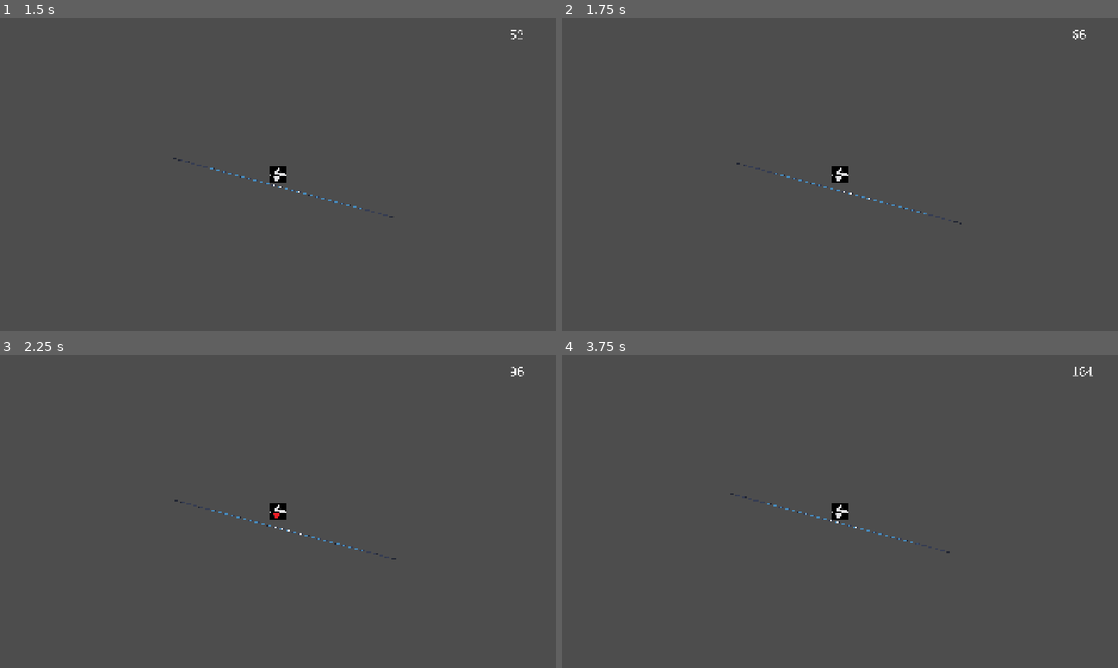
Above: before the commit, frames 1-4 (two rows, left to right).
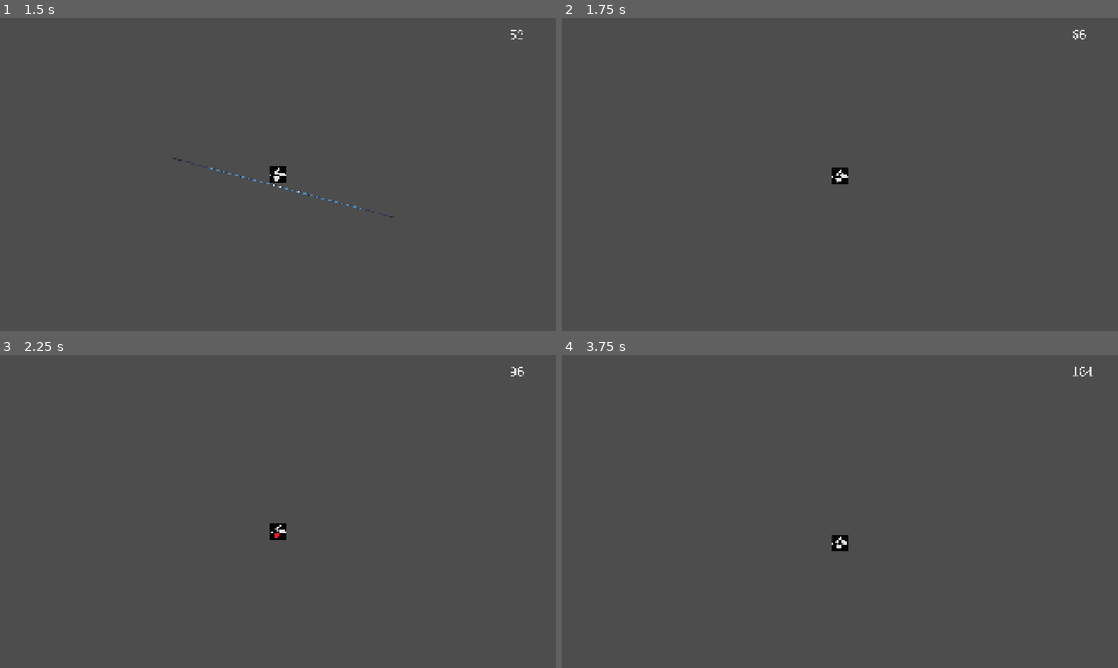
Above: after the commit, the same moments.

Repository: Saniccxx/gmtk-jam
Game: Godot game, scene res://scenes/main_menu/main_menu.tscn
Two runs of this game, one before a commit and one after it. Both use one fixed random seed, a clock stepped at 60 frames per second and the inputs below. Before the commit the project starts from res://scenes/main_menu.tscn. The engine's default icon, where the game draws it, is replaced by a stand-in: a white triangle on a blue panel in a dark square.
Inputs (mouse positions are in pixels of both pictures, inside the frame that each line leads up to):
- Up to frame 1 (1.5 s): click "PLAY" at 0.5 s; tap Enter (accept) at 1.25, 1.35 s; move the mouse to (400, 158) at 1.27 s; hold D (move_right) from 1.28 s (still down); hold Ctrl (slide) from 1.28 s (still down); click (400, 158) at 1.42 s
- Up to frame 2 (1.75 s): keep holding D (move_right); keep holding Ctrl (slide); tap Space (jump) at 1.52 s
- Up to frame 3 (2.25 s): keep holding D (move_right); move the mouse to (166, 527) at 2.02 s; release Ctrl (slide) at 2.03 s; tap Ctrl (slide) at 2.1 s
- Up to frame 4 (3.75 s): tap Space (jump) at 2.27 s; tap Enter (accept) at 2.3, 2.85 s; move the mouse to (895, 442) at 2.77 s; release D (move_right) at 2.78 s; hold A (move_left) 2.78-3.53 s; hold Ctrl (slide) 2.78-3.53 s; move the mouse to (812, 574) at 3.52 s; hold D (move_right) from 3.53 s (still down); tap Ctrl (slide) at 3.6 s; click (812, 574) at 3.67 s

Frame 1 is identical in both runs. In frame 2, 0.2% of the frame differs, in the area x 31-72%, y 46-66%; in frame 3, 0.4%; in frame 4, 0.4%.

Commit message:
moved once again, added platform.png

Diff:
--- a/minigames/parkour/Parkour_player.tscn
+++ /dev/null
@@ -1,95 +0,0 @@
-[gd_scene format=3 uid="uid://hbvb4mnln3cw"]
-
-[ext_resource type="Script" uid="uid://d08a003y3anji" path="res://minigames/parkour/Parkour_player.gd" id="1_i3pqv"]
-[ext_resource type="Texture2D" uid="uid://chgeiresf52tk" path="res://assets/galazka sdu (1).png" id="1_onrkg"]
-[ext_resource type="Texture2D" uid="uid://2it0c2k1fvae" path="res://assets/sdu polskie logo.png" id="2_i3pqv"]
-[ext_resource type="Texture2D" uid="uid://cqbby2k2mt3xs" path="res://assets/jeff.png" id="4_hfgrh"]
-[ext_resource type="Script" uid="uid://dkdnn1q5mxmgj" path="res://label.gd" id="5_huna1"]
-
-[sub_resource type="RectangleShape2D" id="RectangleShape2D_1ud0v"]
-size = Vector2(299.99997, 299.99997)
-
-[sub_resource type="SpriteFrames" id="SpriteFrames_fb6tf"]
-animations = [{
-"frames": [{
-"duration": 1.0,
-"texture": ExtResource("1_onrkg")
-}, {
-"duration": 1.0,
-"texture": ExtResource("2_i3pqv")
-}],
-"loop": 1,
-"name": &"default",
-"speed": 5.0
-}, {
-"frames": [{
-"duration": 1.0,
-"texture": ExtResource("4_hfgrh")
-}],
-"loop": 0,
-"name": &"slide",
-"speed": 5.0
-}]
-
-[sub_resource type="FontFile" id="FontFile_huna1"]
-subpixel_positioning = 0
-msdf_pixel_range = 14
-msdf_size = 128
-cache/0/variation_coordinates = {}
-cache/0/face_index = 0
-cache/0/embolden = 0.0
-cache/0/transform = Transform2D(1, 0, 0, 1, 0, 0)
-cache/0/spacing_top = 0
-cache/0/spacing_bottom = 0
-cache/0/spacing_space = 0
-cache/0/spacing_glyph = 0
-cache/0/baseline_offset = 0.0
-cache/0/16/0/ascent = 0.0
-cache/0/16/0/descent = 0.0
-cache/0/16/0/underline_position = 0.0
-cache/0/16/0/underline_thickness = 0.0
-cache/0/16/0/scale = 1.0
-cache/0/99/0/ascent = 0.0
-cache/0/99/0/descent = 0.0
-cache/0/99/0/underline_position = 0.0
-cache/0/99/0/underline_thickness = 0.0
-cache/0/99/0/scale = 1.0
-cache/0/200/0/ascent = 0.0
-cache/0/200/0/descent = 0.0
-cache/0/200/0/underline_position = 0.0
-cache/0/200/0/underline_thickness = 0.0
-cache/0/200/0/scale = 1.0
-cache/0/100/0/ascent = 0.0
-cache/0/100/0/descent = 0.0
-cache/0/100/0/underline_position = 0.0
-cache/0/100/0/underline_thickness = 0.0
-cache/0/100/0/scale = 1.0
-
-[sub_resource type="LabelSettings" id="LabelSettings_u6htc"]
-font_size = 200
-
-[node name="Player" type="CharacterBody2D" unique_id=689076596]
-floor_snap_length = 20.0
-script = ExtResource("1_i3pqv")
-
-[node name="CollisionShape2D" type="CollisionShape2D" parent="." unique_id=75747721]
-shape = SubResource("RectangleShape2D_1ud0v")
-
-[node name="Camera2D" type="Camera2D" parent="." unique_id=1400287306]
-zoom = Vector2(0.2, 0.2)
-process_callback = 0
-
-[node name="AnimatedSprite2D" type="AnimatedSprite2D" parent="." unique_id=1673395033]
-sprite_frames = SubResource("SpriteFrames_fb6tf")
-animation = &"slide"
-autoplay = "default"
-
-[node name="money_label" type="Label" parent="." unique_id=288048619]
-offset_left = 4000.0
-offset_top = -2500.0
-offset_right = 4126.0
-offset_bottom = -2233.0
-theme_override_fonts/font = SubResource("FontFile_huna1")
-label_settings = SubResource("LabelSettings_u6htc")
-visible_characters = 13
-script = ExtResource("5_huna1")
--- a/minigames/parkour/parkour_display.tscn
+++ /dev/null
@@ -1,24 +0,0 @@
-[gd_scene format=3 uid="uid://bxk48v2svnl6b"]
-
-[ext_resource type="Script" uid="uid://cg5gy6dcs0ho5" path="res://minigames/parkour/parkour_display.gd" id="1_0mmr1"]
-[ext_resource type="PackedScene" uid="uid://hbvb4mnln3cw" path="res://minigames/parkour/Parkour_player.tscn" id="1_n0eqh"]
-[ext_resource type="Texture2D" uid="uid://cx221ibwp33h5" path="res://icon.svg" id="2_0mmr1"]
-
-[sub_resource type="RectangleShape2D" id="RectangleShape2D_tykit"]
-
-[node name="Parkour_map" type="Node2D" unique_id=1919236221]
-script = ExtResource("1_0mmr1")
-
-[node name="Player" parent="." unique_id=689076596 instance=ExtResource("1_n0eqh")]
-
-[node name="StaticBody2D" type="StaticBody2D" parent="." unique_id=1235527177]
-position = Vector2(182, 163)
-rotation = 0.2617994
-scale = Vector2(200, 1)
-
-[node name="Sprite2D" type="Sprite2D" parent="StaticBody2D" unique_id=2038239376]
-scale = Vector2(0.156, 0.156)
-texture = ExtResource("2_0mmr1")
-
-[node name="CollisionShape2D" type="CollisionShape2D" parent="StaticBody2D" unique_id=2022326396]
-shape = SubResource("RectangleShape2D_tykit")
--- a/scenes/main_menu.gd
+++ b/scenes/main_menu/main_menu.gd
@@ -1,7 +1,7 @@
 extends Control
 
 func _on_play_pressed() -> void:
-	get_tree().change_scene_to_file("res://scenes/map_display.tscn")
+	get_tree().change_scene_to_file("res://scenes/map/map_display.tscn")
 
 func _on_quit_pressed() -> void:
 	get_tree().quit()
--- a/scenes/main_menu.tscn
+++ b/scenes/main_menu/main_menu.tscn
@@ -1,6 +1,6 @@
 [gd_scene format=3 uid="uid://ch0de3qg7uh0b"]
 
-[ext_resource type="Script" uid="uid://b30rednyaeri3" path="res://scenes/main_menu.gd" id="1_06t4h"]
+[ext_resource type="Script" uid="uid://b30rednyaeri3" path="res://scenes/main_menu/main_menu.gd" id="1_06t4h"]
 
 [sub_resource type="Gradient" id="Gradient_bg"]
 colors = PackedColorArray(0.28804785, 0.000695008, 0.718856, 1, 0.7857334, 0.6477745, 0.43853357, 1)
--- a/scenes/map_display.gd
+++ b/scenes/map/map_display.gd
@@ -12,4 +12,4 @@
 # Called every frame. 'delta' is the elapsed time since the previous frame.
 func _process(delta: float) -> void:
 	if Input.is_action_just_pressed("accept"):
-		change_scene("res://minigames/parkour/parkour_display.tscn")
+		change_scene("res://scenes/parkour/parkour_display.tscn")
--- a/scenes/map_display.tscn
+++ b/scenes/map/map_display.tscn
@@ -1,6 +1,6 @@
 [gd_scene format=3 uid="uid://bb53a65w4s4uc"]
 
-[ext_resource type="Script" uid="uid://b7mgk00h8ccly" path="res://scenes/map_display.gd" id="1_dtnn4"]
+[ext_resource type="Script" uid="uid://b7mgk00h8ccly" path="res://scenes/map/map_display.gd" id="1_dtnn4"]
 [ext_resource type="Texture2D" uid="uid://cx221ibwp33h5" path="res://icon.svg" id="1_ilqfu"]
 [ext_resource type="PackedScene" uid="uid://bs5rlbw05hguf" path="res://Players/Map_player.tscn" id="2_dtnn4"]
 
--- /dev/null
+++ b/scenes/parkour/Parkour_player.tscn
@@ -0,0 +1,42 @@
+[gd_scene format=3 uid="uid://hbvb4mnln3cw"]
+
+[ext_resource type="Script" uid="uid://d08a003y3anji" path="res://scenes/parkour/Parkour_player.gd" id="1_i3pqv"]
+[ext_resource type="Texture2D" uid="uid://chgeiresf52tk" path="res://assets/galazka sdu (1).png" id="1_onrkg"]
+[ext_resource type="Texture2D" uid="uid://2it0c2k1fvae" path="res://assets/sdu polskie logo.png" id="2_i3pqv"]
+[ext_resource type="Texture2D" uid="uid://cqbby2k2mt3xs" path="res://assets/jeff.png" id="4_hfgrh"]
+
+[sub_resource type="RectangleShape2D" id="RectangleShape2D_1ud0v"]
+size = Vector2(299.99997, 299.99997)
+
+[sub_resource type="SpriteFrames" id="SpriteFrames_fb6tf"]
+animations = [{
+"frames": [{
+"duration": 1.0,
+"texture": ExtResource("1_onrkg")
+}, {
+"duration": 1.0,
+"texture": ExtResource("2_i3pqv")
+}],
+"loop": 1,
+"name": &"default",
+"speed": 5.0
+}, {
+"frames": [{
+"duration": 1.0,
+"texture": ExtResource("4_hfgrh")
+}],
+"loop": 0,
+"name": &"slide",
+"speed": 5.0
+}]
+
+[node name="Player" type="CharacterBody2D" unique_id=689076596]
+floor_snap_length = 20.0
+script = ExtResource("1_i3pqv")
+
+[node name="CollisionShape2D" type="CollisionShape2D" parent="." unique_id=75747721]
+shape = SubResource("RectangleShape2D_1ud0v")
+
+[node name="AnimatedSprite2D" type="AnimatedSprite2D" parent="." unique_id=1673395033]
+sprite_frames = SubResource("SpriteFrames_fb6tf")
+autoplay = "default"
--- a/minigames/parkour/parkour_display.gd
+++ b/scenes/parkour/parkour_display.gd
@@ -9,4 +9,4 @@
 # Called every frame. 'delta' is the elapsed time since the previous frame.
 func _process(delta: float) -> void:
 	if Input.is_action_just_pressed("accept"):
-		get_tree().change_scene_to_file("res://scenes/map_display.tscn")
+		get_tree().change_scene_to_file("res://scenes/map/map_display.tscn")
--- /dev/null
+++ b/scenes/parkour/parkour_display.tscn
@@ -0,0 +1,61 @@
+[gd_scene format=3 uid="uid://bxk48v2svnl6b"]
+
+[ext_resource type="Script" uid="uid://cg5gy6dcs0ho5" path="res://scenes/parkour/parkour_display.gd" id="1_rqnsb"]
+[ext_resource type="PackedScene" uid="uid://hbvb4mnln3cw" path="res://scenes/parkour/Parkour_player.tscn" id="2_tyibk"]
+[ext_resource type="Script" uid="uid://dkdnn1q5mxmgj" path="res://label.gd" id="3_tyibk"]
+
+[sub_resource type="FontFile" id="FontFile_4mxc0"]
+subpixel_positioning = 0
+msdf_pixel_range = 14
+msdf_size = 128
+cache/0/variation_coordinates = {}
+cache/0/face_index = 0
+cache/0/embolden = 0.0
+cache/0/transform = Transform2D(1, 0, 0, 1, 0, 0)
+cache/0/spacing_top = 0
+cache/0/spacing_bottom = 0
+cache/0/spacing_space = 0
+cache/0/spacing_glyph = 0
+cache/0/baseline_offset = 0.0
+cache/0/16/0/ascent = 0.0
+cache/0/16/0/descent = 0.0
+cache/0/16/0/underline_position = 0.0
+cache/0/16/0/underline_thickness = 0.0
+cache/0/16/0/scale = 1.0
+cache/0/99/0/ascent = 0.0
+cache/0/99/0/descent = 0.0
+cache/0/99/0/underline_position = 0.0
+cache/0/99/0/underline_thickness = 0.0
+cache/0/99/0/scale = 1.0
+cache/0/200/0/ascent = 0.0
+cache/0/200/0/descent = 0.0
+cache/0/200/0/underline_position = 0.0
+cache/0/200/0/underline_thickness = 0.0
+cache/0/200/0/scale = 1.0
+cache/0/100/0/ascent = 0.0
+cache/0/100/0/descent = 0.0
+cache/0/100/0/underline_position = 0.0
+cache/0/100/0/underline_thickness = 0.0
+cache/0/100/0/scale = 1.0
+
+[sub_resource type="LabelSettings" id="LabelSettings_x3moo"]
+font_size = 200
+
+[node name="Parkour_map" type="Node2D" unique_id=1919236221]
+script = ExtResource("1_rqnsb")
+
+[node name="Player" parent="." unique_id=689076596 instance=ExtResource("2_tyibk")]
+
+[node name="Camera2D" type="Camera2D" parent="." unique_id=1061438086]
+zoom = Vector2(0.2, 0.2)
+process_callback = 0
+
+[node name="money_label" type="Label" parent="." unique_id=681366231]
+offset_left = 4000.0
+offset_top = -2500.0
+offset_right = 4126.0
+offset_bottom = -2233.0
+theme_override_fonts/font = SubResource("FontFile_4mxc0")
+label_settings = SubResource("LabelSettings_x3moo")
+visible_characters = 13
+script = ExtResource("3_tyibk")
Renamed: scenes/main_menu.gd.uid -> scenes/main_menu/main_menu.gd.uid
Renamed: scenes/map_display.gd.uid -> scenes/map/map_display.gd.uid
Renamed: minigames/parkour/Parkour_player.gd -> scenes/parkour/Parkour_player.gd
Renamed: minigames/parkour/Parkour_player.gd.uid -> scenes/parkour/Parkour_player.gd.uid
Binary file added: scenes/parkour/assets/platform.png
Not shown, added: scenes/parkour/assets/platform.png.import
Renamed: minigames/parkour/parkour_display.gd.uid -> scenes/parkour/parkour_display.gd.uid
